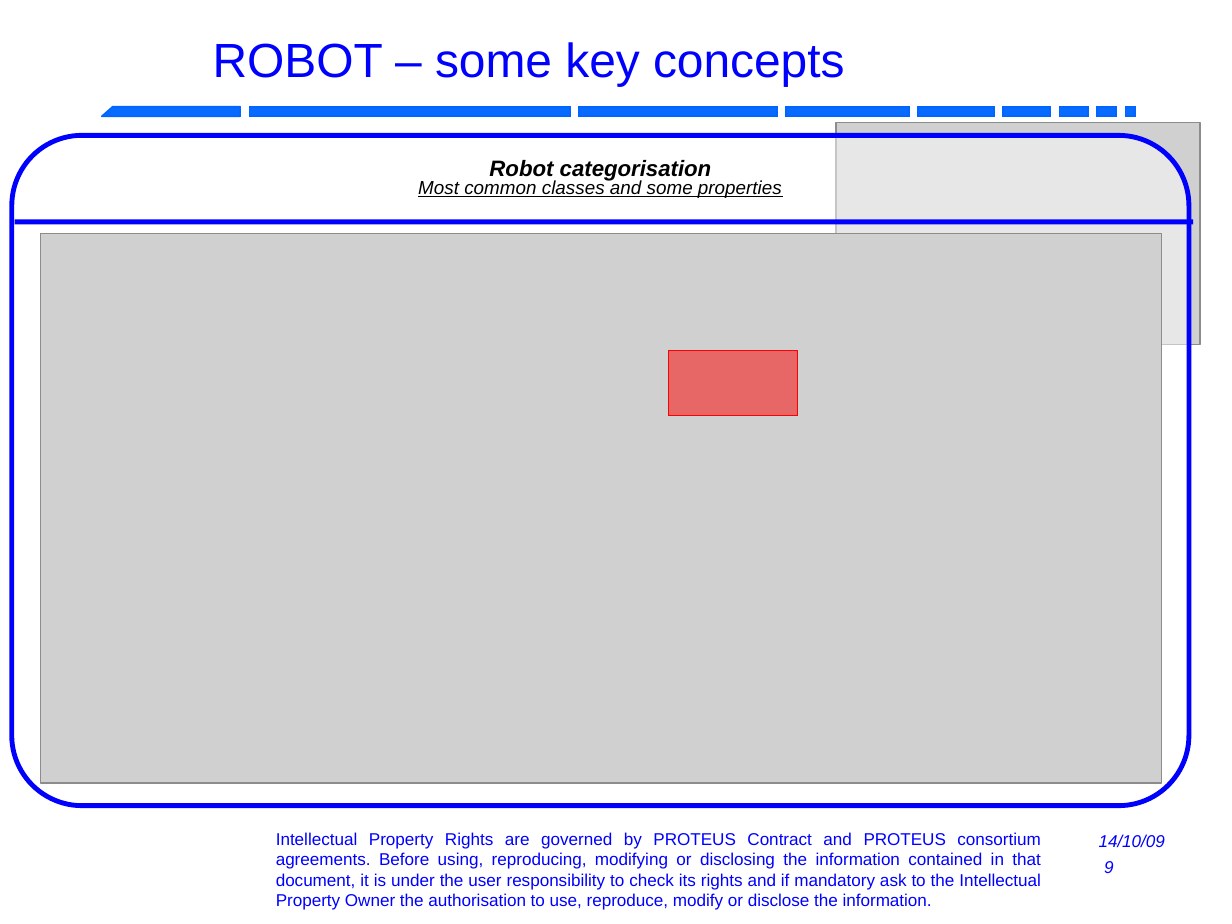
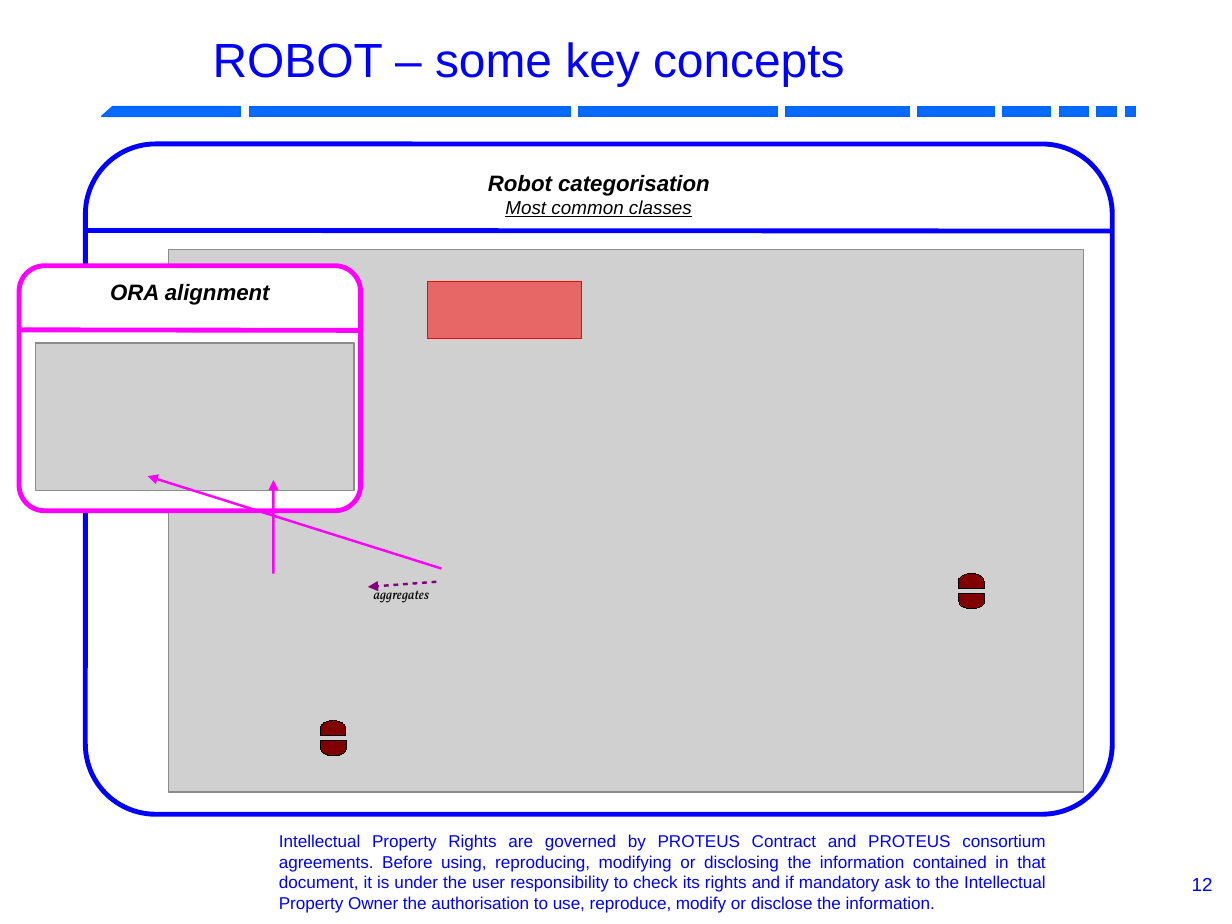
Before and after one commit to RobotML/RobotML, a slide deck: slide 12 of Ontologies/ORA/Meetings/20131103-IROS-Tokyo/R4.1.6-P5.9-ARoboticOntology.odp (slide 9 before the commit). Drawn at 1232x924 pixels with LibreOffice and Linux fonts; fonts in the diff are those of the drawing; grey boxes stand for pictures; background and template pictures are left out. Boxes give left, top, right and bottom in pixels: in the first picture for what was removed or moved away, otherwise in the second. Text is boxed around its words. In the diff, an @@ line names an element or a change of style, - is before the commit and + after.

```diff
--- a/Ontologies/ORA/Meetings/20131103-IROS-Tokyo/R4.1.6-P5.9-ARoboticOntology.odp
+++ b/Ontologies/ORA/Meetings/20131103-IROS-Tokyo/R4.1.6-P5.9-ARoboticOntology.odp
@@ rounded rectangle "Robot categorisation": place and size @@
-rounded rectangle "Robot categorisation" at (12,136,1189,806)
+rounded rectangle "Robot categorisation" at (85,144,1112,814)
@@ text in rounded rectangle at (488,175,710,196): line spacing 0.76 to 1 @@
@@ text in rounded rectangle at (505,200,692,217): text changed @@
-Most common classes and some properties
+Most common classes
@@ line moved from (15, 222) - (1193, 222) to (89, 230) - (1112, 232) @@
@@ rounded rectangle added at (18,266,360,511), fill #FFFFFF, outline #FF00FF 2.83 pt, 13 pt, text #000000, bold, italic @@
+ORA alignment
@@ picture: place and size @@
-picture at (41,234,1162,784)
+picture at (169,249,1084,791)
@@ rectangle: place and size @@
-rectangle at (669,350,798,415)
+rectangle at (428,282,583,339)
@@ line added from (17, 330) to (360, 330), #FF00FF 2.83 pt @@
@@ picture: place and size @@
-picture at (837,123,1200,345)
+picture at (36,342,354,489)
@@ arrow added from (441, 568) to (148, 476), #FF00FF 1.42 pt @@
@@ arrow added from (274, 574) to (274, 480), #FF00FF 1.42 pt @@
@@ arrow added from (436, 582) to (368, 586), #800080 1.42 pt @@
@@ text added at (374,586,429,603), 8 pt, text #000000, italic @@
+aggregates
@@ flow chart delay added at (958,573,984,589), fill #800000, outline #000000 0 pt @@
@@ flow chart delay added at (960,592,986,609), fill #800000, outline #000000 0 pt @@
@@ flow chart delay added at (320,721,346,737), fill #800000, outline #000000 0 pt @@
@@ flow chart delay added at (320,740,346,757), fill #800000, outline #000000 0 pt @@
@@ text "Intellectual Property Rights are governed ...": place and size @@
-text "Intellectual Property Rights are governed ..." at (276,832,1041,910)
+text "Intellectual Property Rights are governed ..." at (279,834,1046,913)
@@ text removed at (1099,834,1165,847) @@
-14/10/09
@@ page number removed at (1104,861,1114,873) @@
-9
@@ page number added at (1192,878,1213,891), 11 pt, text #0000FF @@
+12
```
Also in this commit, not shown: 11 other slides changed, 4 slides added, 20 slides removed, 35 other files.
